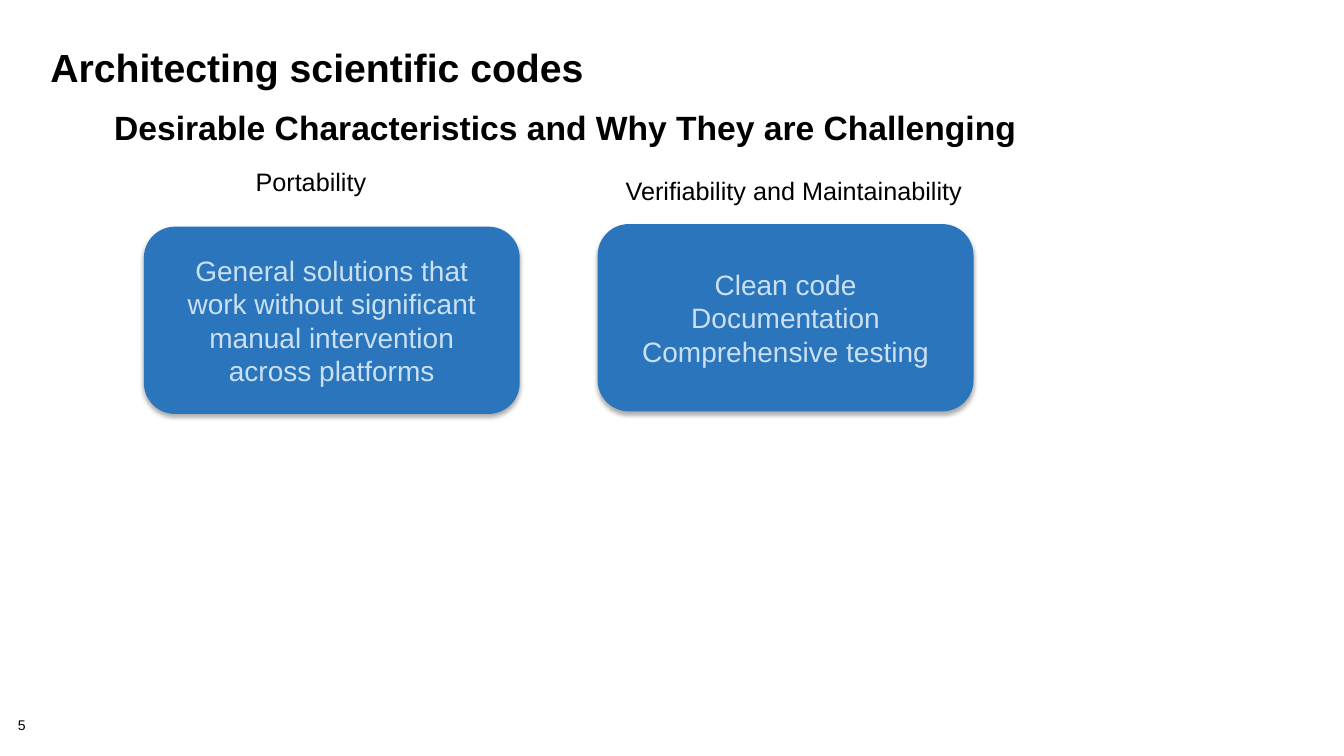
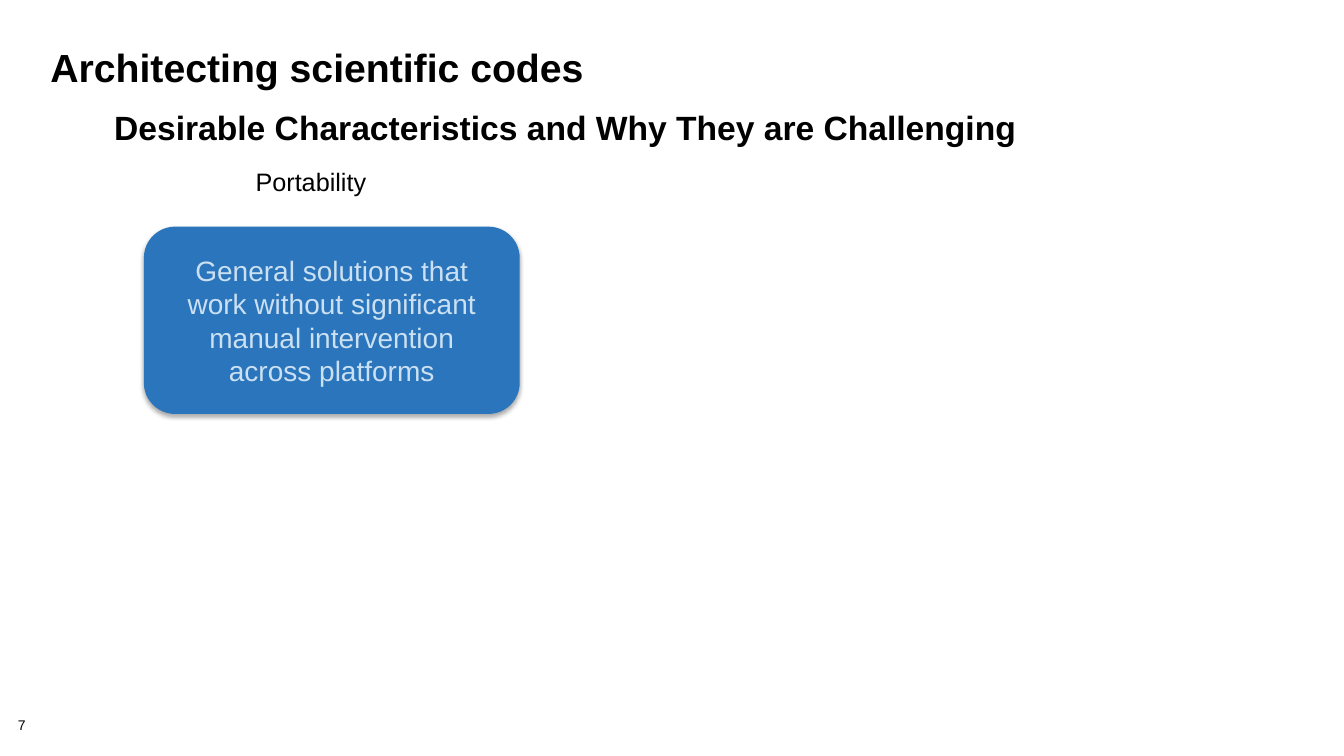
Before and after one commit to betterscientificsoftware/bssw-tutorial, a slide deck: slide 7 of presentations/04-design.pptx (slide 5 before the commit). Drawn at 1344x756 pixels with LibreOffice and Linux fonts; fonts in the diff are those of the drawing; background and template pictures are left out. Boxes give left, top, right and bottom in pixels: in the first picture for what was removed or moved away, otherwise in the second. Text is boxed around its words. In the diff, an @@ line names an element or a change of style, - is before the commit and + after.

```diff
--- a/presentations/04-design.pptx
+++ b/presentations/04-design.pptx
@@ text removed at <box>626,181,962,205</box> @@
-Verifiability and Maintainability
@@ rounded rectangle removed at <box>598,224,974,411</box> @@
-Clean code
-Documentation
-Comprehensive testing
@@ page number at <box>18,720,26,730</box>: text changed @@
-5
+7
```
Also in this commit, not shown: 11 other slides changed, 6 slides added, 6 slides removed, 2 other files.
